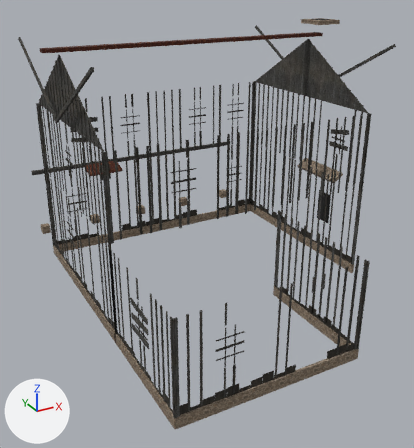
A saved change to the glTF model ocean/swat/assets/environment/hollow_v1/hollow_house_trim.glb.
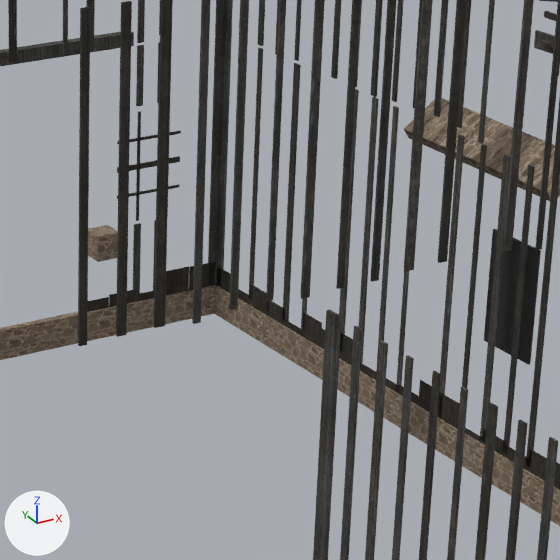
Each version is shown whole from a 50 mm lens placed at (9.97, -12.19, 8.94), pointed at (17.64, 1.75, 1.97), then close up on the part from 48% to 81% of the width and 30% to 61% of the height. Every picture has the same lights, and +X, +Y and +Z are marked at lower left. The older version's two pictures come first. Vertices at exactly the same position are counted once.

The scene before the commit, as lines of its bpy script (objects in view):
```python
me_hollow_house_trim = bpy.data.meshes.new('hollow_house_trim')
me_hollow_house_trim.from_pydata(...)  # 3236 vertices, 4888 faces; spans x 13.55..23.17, y -3.57..8.09, z 0.0..7.58
# faces by material slot: [1428, 1992, 1140, 112, 168, 24, 24]
me_hollow_house_trim.materials.append(mat_batten_dark)
me_hollow_house_trim.materials.append(mat_batten_grey)  # picture img_wood_planks_grey_diff_512
me_hollow_house_trim.materials.append(mat_board_rot)  # picture img_planks_rot
me_hollow_house_trim.materials.append(mat_grey_boards)
me_hollow_house_trim.materials.append(mat_stone)  # picture img_old_stone_wall_diff_512
me_hollow_house_trim.materials.append(mat_tin)  # picture img_rusty_corrugated_iron_diff_512
me_hollow_house_trim.materials.append(mat_soot)  # black #272727
ob_hollow_house_trim = bpy.data.objects.new('hollow_house_trim', me_hollow_house_trim)
ob_hollow_house_trim.location = (0.0, 0.0, 0.0)
```
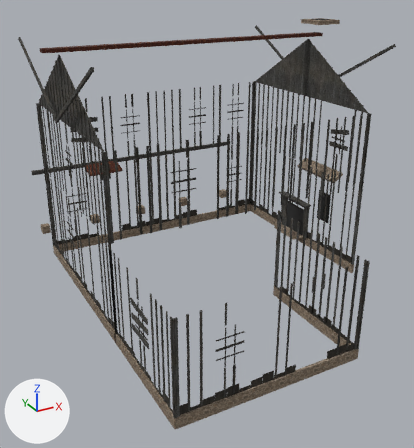
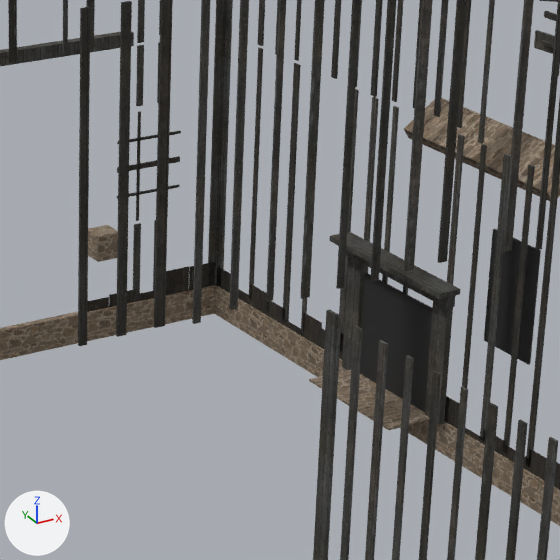
Diff of the bpy script that builds the scene:
```diff
--- a/ocean/swat/assets/environment/hollow_v1/hollow_house_trim.glb.py
+++ b/ocean/swat/assets/environment/hollow_v1/hollow_house_trim.glb.py
@@ me_hollow_house_trim @@
 # used by ob_hollow_house_trim; location = (0.0, 0.0, 0.0)
-me_hollow_house_trim.from_pydata(...)  # 3236 vertices, 4888 faces; spans x 13.55..23.17, y -3.57..8.09, z 0.0..7.58
+me_hollow_house_trim.from_pydata(...)  # 3284 vertices, 4960 faces; spans x 13.55..23.17, y -3.57..8.09, z 0.0..7.58
+# me_hollow_house_trim part 1: a new loose piece, a box spanning x 21.917..21.978, y 3.52..3.72, z 0.3..1.54, in mat_batten_grey (picture img_wood_planks_grey_diff_512)
+# me_hollow_house_trim part 2: a new loose piece, a box spanning x 21.917..21.978, y 2.28..2.48, z 0.3..1.54, in mat_batten_grey (picture img_wood_planks_grey_diff_512)
+# me_hollow_house_trim part 3: a new loose piece, a box spanning x 21.897..21.978, y 2.26..3.74, z 1.41..1.55, in mat_batten_grey (picture img_wood_planks_grey_diff_512)
+# me_hollow_house_trim part 4: a new loose piece, a box spanning x 21.757..21.978, y 2.2..3.8, z 1.545..1.595, in mat_batten_grey (picture img_wood_planks_grey_diff_512)
+# me_hollow_house_trim part 5: a new loose piece, a box spanning x 21.468..21.968, y 2.4..3.6, z 0.3..0.32, in mat_stone (picture img_old_stone_wall_diff_512)
+# me_hollow_house_trim part 6: a new loose piece, a box spanning x 21.946..21.969, y 2.5..3.5, z 0.3..1.3, in mat_soot (black #272727)
 me_hollow_house_trim.materials.append(mat_batten_dark)
```

Pixel boxes [x1, y1, x2, y2] of what changed, in the close-ups (560 x 560 px):
part 1 of me_hollow_house_trim, added: after [342, 256, 367, 370]
part 2 of me_hollow_house_trim, added: after [425, 301, 453, 425]
part 3 of me_hollow_house_trim, added: after [346, 250, 455, 309]
part 4 of me_hollow_house_trim, added: after [329, 232, 460, 299]
part 5 of me_hollow_house_trim, added (brown): after [309, 370, 429, 430]
part 6 of me_hollow_house_trim, added (black): after [360, 273, 432, 412]
